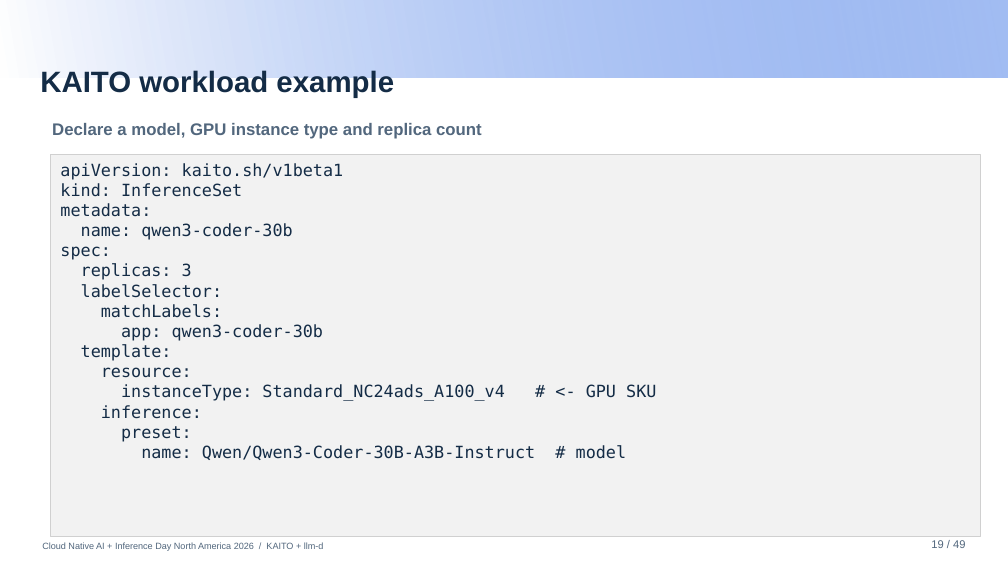
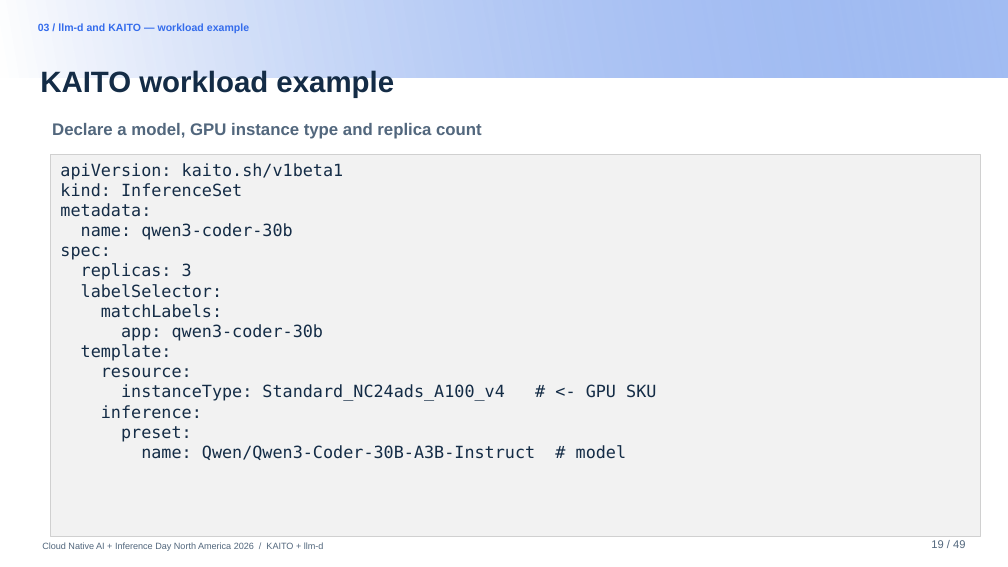
Before and after one commit to andyzhangx/demo, a slide deck: slide 19 of llm/pd-disaggregation/kubecon-na-2026-pd-disaggregation-kaito-llmd.pptx. Drawn at 1008x567 pixels with LibreOffice and Linux fonts; fonts in the diff are those of the drawing; background and template pictures are left out. Boxes give left, top, right and bottom in pixels: in the first picture for what was removed or moved away, otherwise in the second. Text is boxed around its words. In the diff, an @@ line names an element or a change of style, - is before the commit and + after.

```diff
--- a/llm/pd-disaggregation/kubecon-na-2026-pd-disaggregation-kaito-llmd.pptx
+++ b/llm/pd-disaggregation/kubecon-na-2026-pd-disaggregation-kaito-llmd.pptx
@@ text added at (38, 23, 249, 33), 7.5 pt, text #346CEC, bold @@
+03 / llm-d and KAITO — workload example
```
Also in this commit, not shown: 21 other slides changed, 1 slide added, 1 slide removed.
